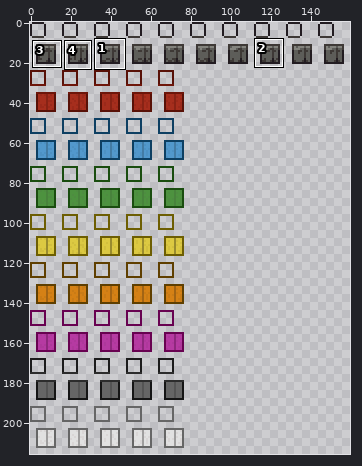
Sprite sheet: tiles/materials/ehr_quasarconcrete.png. The first picture is a wide view before the edit; the outline marks the close-up.
Close-up. Old version:
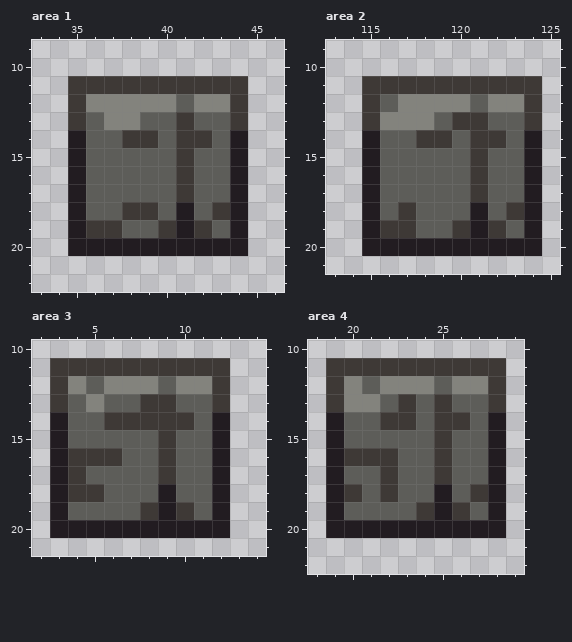
The file is 160x216 pixels. Colours within 5 levels of each other are drawn and written as one. Shown: area 1: x 33..46, y 9..22; area 2: x 113..125, y 9..21; area 3: x 2..14, y 10..21; area 4: x 18..29, y 10..22. The commit also changed other parts of the picture, which this record leaves out.
The same view after the edit:
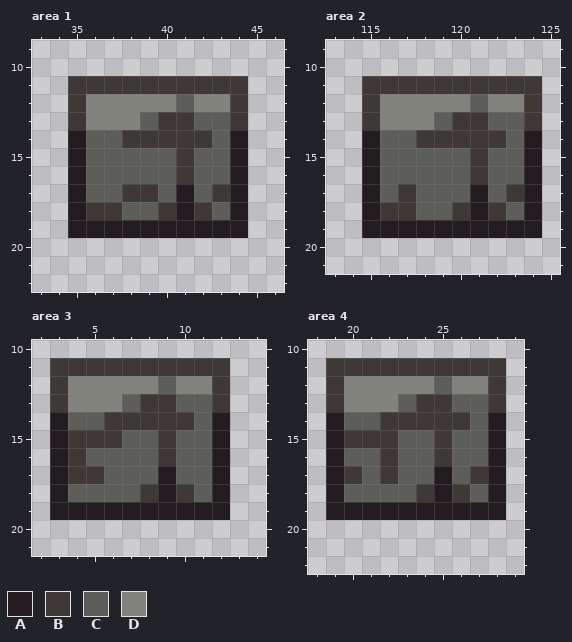
Palette (. is transparent): A #221c21  B #3e3936  C #5d5d59  D #83837d
Edits made:
Area 1:
y 13: x 36 C -> D; x 40 C -> B
y 14: x 40 C -> B
y 17: x 38..39 CC -> BB; x 41 B -> A; x 43 C -> B
y 18: x 36..40 CCBBC -> BBCCB; x 42..43 CB -> BC
y 19: x 36..40 BBCCB -> AAAAA; x 42..43 BC -> AA
y 20: x 35..44 AAAAAAAAAA -> ..........
Area 2:
y 12: x 116 C -> D
y 14: x 120 C -> B
y 17: x 117 C -> B; x 121 B -> A; x 123 C -> B
y 18: x 116 C -> B; x 120 C -> B; x 122..123 CB -> BC
y 19: x 116..120 BBCCB -> AAAAA; x 122..123 BC -> AA
y 20: x 115..124 AAAAAAAAAA -> ..........
Area 3:
y 12: x 5 C -> D
y 13: x 4 C -> D; x 6 C -> D
y 15: x 4..6 CCC -> BBB
y 16: x 5..6 BB -> CC
y 17: x 5 C -> B; x 9 B -> A
y 18: x 4..5 BB -> CC; x 8 C -> B; x 10 C -> B
y 19: x 4..8 CCCCB -> AAAAA; x 10..11 BC -> AA
y 20: x 3..12 AAAAAAAAAA -> ..........
Area 4:
y 12: x 21 C -> D
y 13: x 22..24 CBC -> DCB
y 14: x 24 C -> B
y 15: x 20..22 CCC -> BBB
y 16: x 20..21 BB -> CC
y 17: x 20 C -> B; x 25 B -> A; x 27 C -> B
y 18: x 20 B -> C; x 22 B -> C; x 24 C -> B; x 26..27 CB -> BC
y 19: x 20..24 CCCCB -> AAAAA; x 26..27 BC -> AA
y 20: x 19..28 AAAAAAAAAA -> ..........
